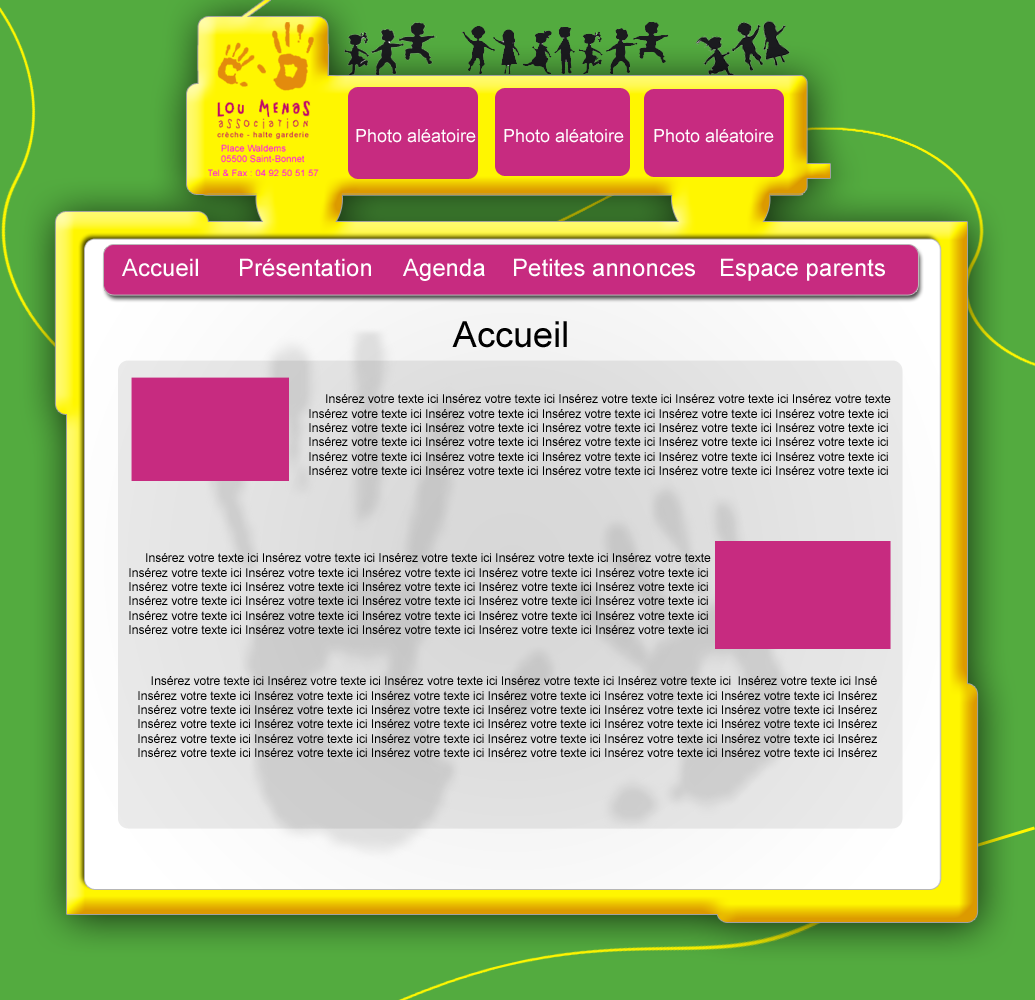
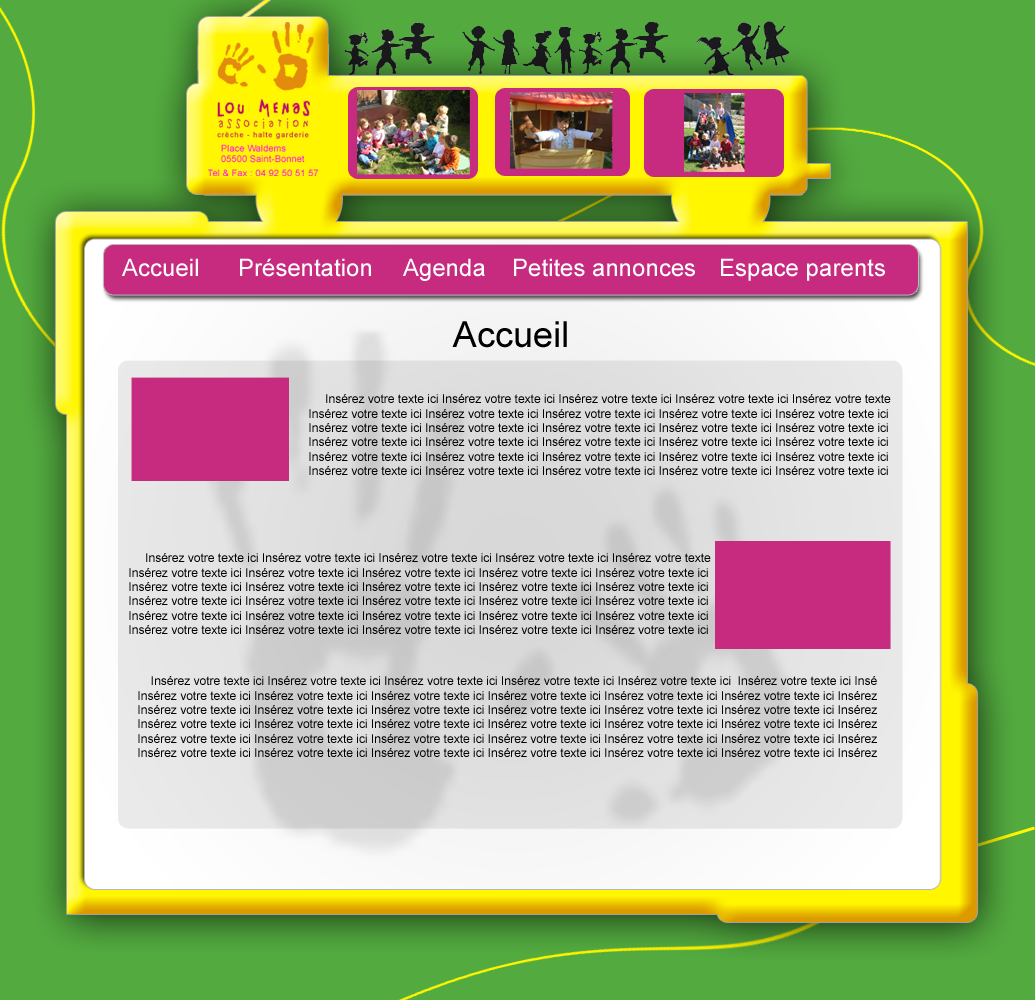
Layer changes from the first 1035px x 1000px image to the second:
added layer "Calque 16" in group "Bus" over (x1=684, y1=93, x2=745, y2=172)
added layer "Calque 15" in group "Bus" over (x1=510, y1=92, x2=613, y2=169)
added layer "Calque 14" in group "Bus" over (x1=357, y1=90, x2=470, y2=175)
hid "Photo aléatoire copie 2" over (x1=654, y1=129, x2=774, y2=143)
hid "Photo aléatoire copie" over (x1=504, y1=129, x2=624, y2=143)
hid "Photo aléatoire" over (x1=356, y1=129, x2=476, y2=143)
